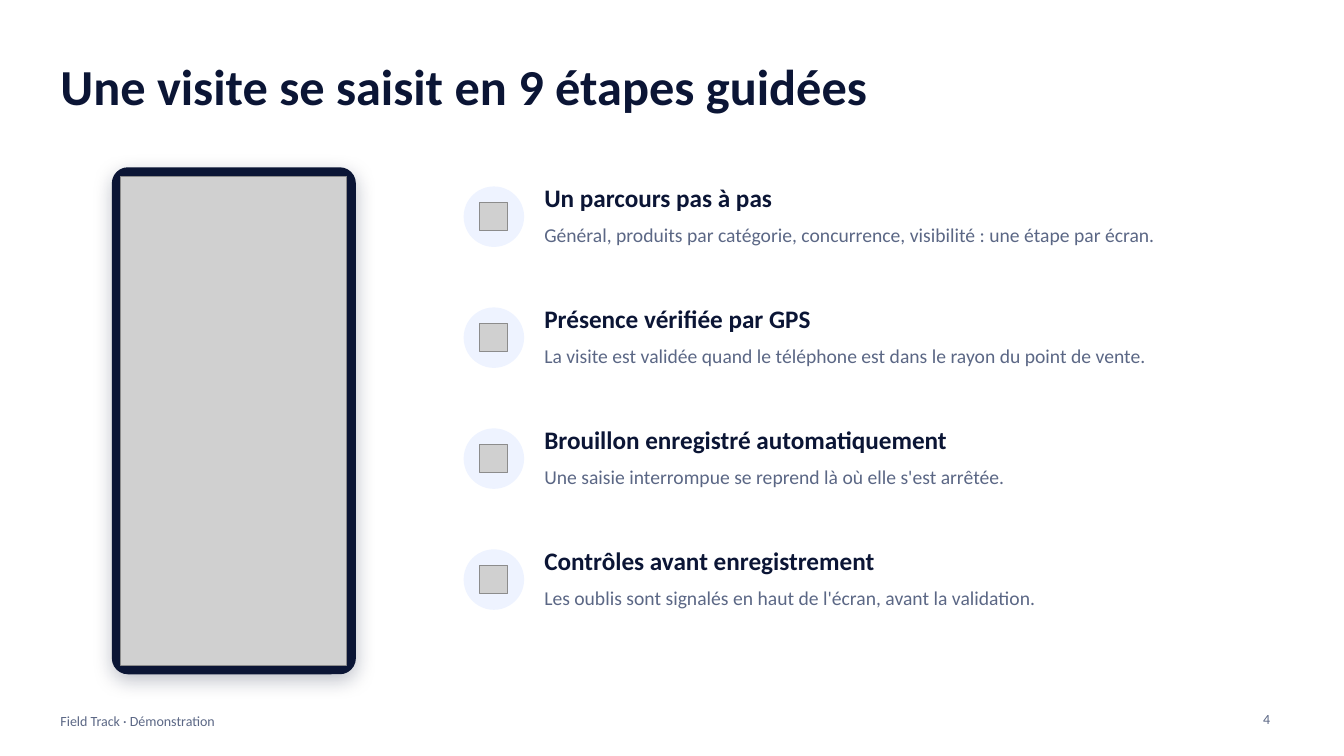
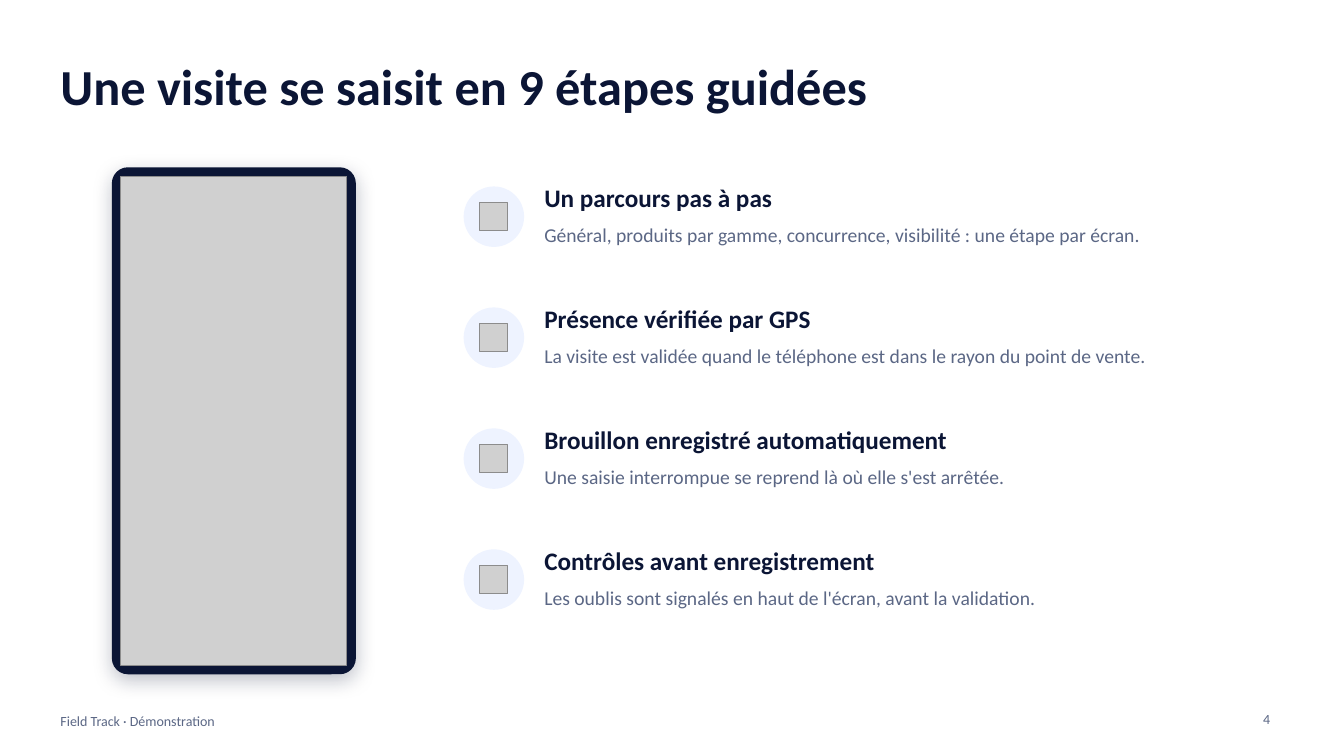
Before and after one commit to jhouedanou/frieslandv3, a slide deck: slide 4 of docs/DEMO-FIELD-TRACK.pptx. Drawn at 1344x756 pixels with LibreOffice and Linux fonts; fonts in the diff are those of the drawing; grey boxes stand for pictures. Boxes give left, top, right and bottom in pixels: in the first picture for what was removed or moved away, otherwise in the second. Text is boxed around its words. In the diff, an @@ line names an element or a change of style, - is before the commit and + after.

```diff
--- a/docs/DEMO-FIELD-TRACK.pptx
+++ b/docs/DEMO-FIELD-TRACK.pptx
@@ text at (544,228,1139,246): text changed @@
-Général, produits par catégorie, concurrence, visibilité : une étape par écran.
+Général, produits par gamme, concurrence, visibilité : une étape par écran.
```
Also in this commit, not shown: 6 other slides changed.
